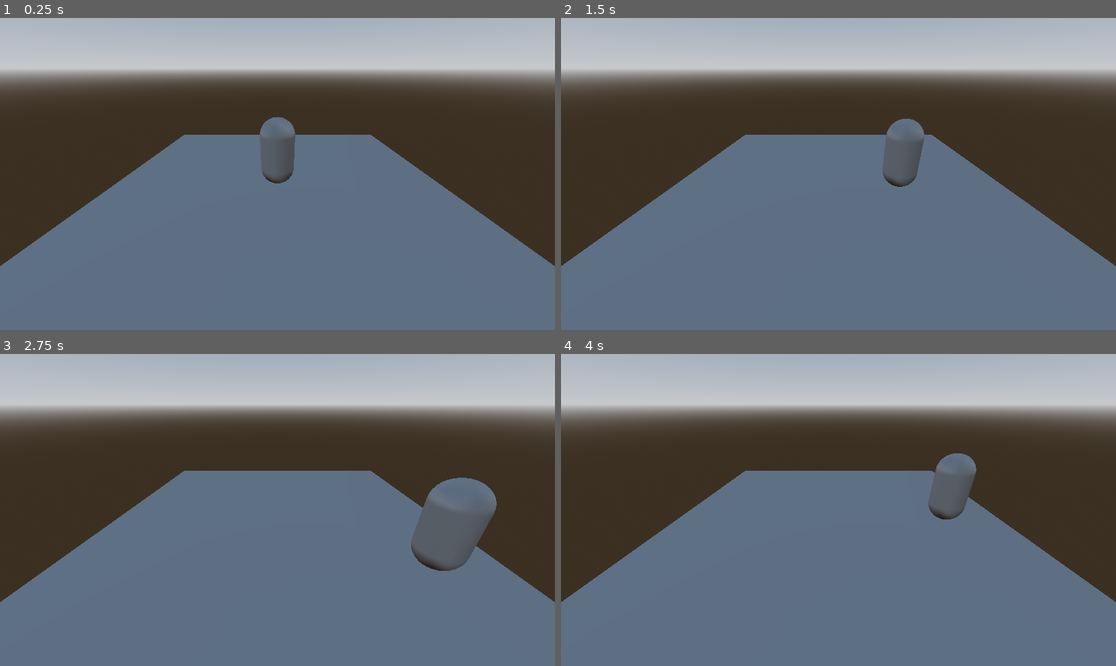
Above: before the commit, frames 1-4 (two rows, left to right).
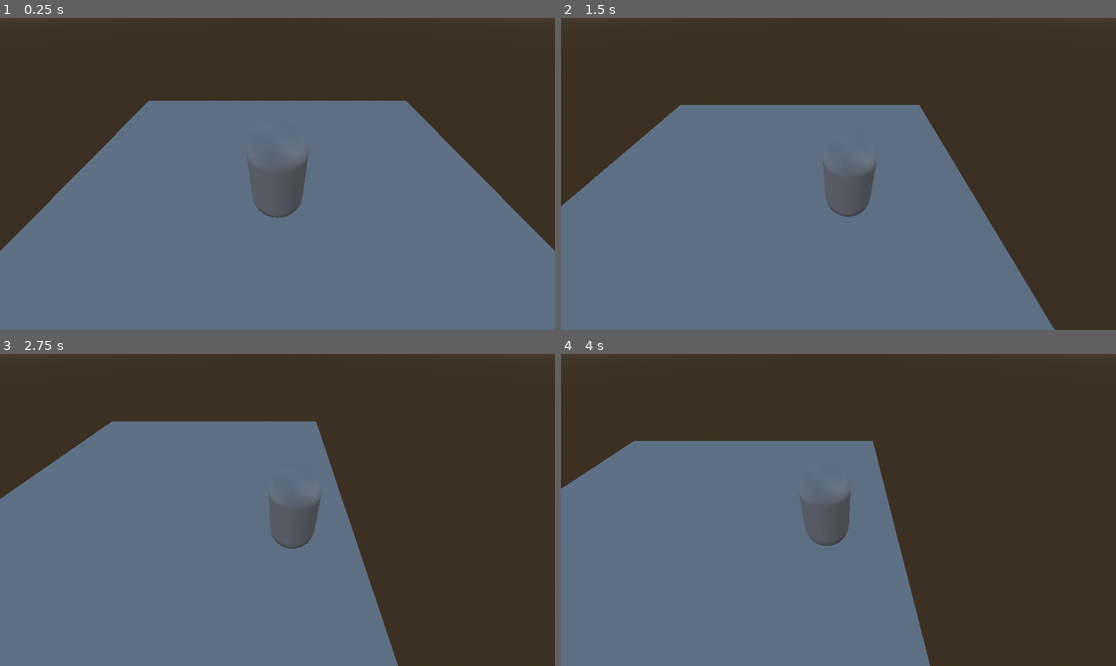
Above: after the commit, the same moments.

Repository: hanswastaken/myGodotLearning
Game: Godot game, scene res://scenes/main.tscn
Same seed, same stepped clock (60 frames per second), same inputs: the game is played once before the commit and once after it. The project has no main scene, so this scene is started directly.
Inputs:
- Up to frame 1 (0.25 s): no input
- Up to frame 2 (1.5 s): hold D (move_right) 0.53-1.28 s; hold S (move_backward) from 1.28 s (still down)
- Up to frame 3 (2.75 s): release S (move_backward) at 2.03 s; hold D (move_right) from 2.03 s (still down)
- Up to frame 4 (4 s): release D (move_right) at 2.78 s; hold W (move_forward) 2.78-3.53 s; hold A (move_left) from 3.53 s (still down)

The runs differ from the first frame. In frame 1, 36% of the frame differs, in the area x 0-100%, y 0-80%; in frame 2, 41%; in frame 3, 53%, in the area x 0-100%, y 0-100%; in frame 4, 52%.

Commit message:
Add smooth camera to isometric movement

Diff:
--- /dev/null
+++ b/src/Movement/IsometricMovement3D/scenes/Camera3D.gd
@@ -0,0 +1,14 @@
+extends Camera3D
+
+@export var lerp_speed = 3.0
+@export var target: Node3D
+@export var offset = Vector3.ZERO
+
+func _physics_process(delta):
+	if !target:
+		return
+
+	var target_xform = target.global_transform.translated_local(offset)
+	global_transform = global_transform.interpolate_with(target_xform, lerp_speed * delta)
+	position - offset
+	look_at(position - offset, target.transform.basis.y,)
--- a/src/Movement/IsometricMovement3D/scenes/main.tscn
+++ b/src/Movement/IsometricMovement3D/scenes/main.tscn
@@ -1,6 +1,7 @@
-[gd_scene load_steps=7 format=3 uid="uid://bw4mxto3pch2u"]
+[gd_scene load_steps=8 format=3 uid="uid://bw4mxto3pch2u"]
 
 [ext_resource type="PackedScene" uid="uid://ci37v1cbgyh4t" path="res://scenes/player.tscn" id="1_j12ap"]
+[ext_resource type="Script" path="res://scenes/Camera3D.gd" id="2_vl6jl"]
 
 [sub_resource type="ProceduralSkyMaterial" id="ProceduralSkyMaterial_ocfav"]
 sky_horizon_color = Color(0.64625, 0.65575, 0.67075, 1)
@@ -26,9 +27,6 @@
 [node name="WorldEnvironment" type="WorldEnvironment" parent="."]
 environment = SubResource("Environment_vhwtp")
 
-[node name="Camera3D" type="Camera3D" parent="."]
-transform = Transform3D(1, 0, 0, 0, 0.88714, 0.461501, 0, -0.461501, 0.88714, 0, 3.16455, 5.63517)
-
 [node name="MeshInstance3D" type="MeshInstance3D" parent="."]
 mesh = SubResource("PlaneMesh_jj1l4")
 
@@ -39,3 +37,10 @@
 
 [node name="Player" parent="." instance=ExtResource("1_j12ap")]
 transform = Transform3D(1, 0, 0, 0, 1, 0, 0, 0, 1, 0, 1, 0)
+
+[node name="Camera3D" type="Camera3D" parent="." node_paths=PackedStringArray("target")]
+transform = Transform3D(1, 3.5273e-05, 0.000129114, -3.53194e-05, 1, 0.000359887, -0.000129101, -0.000359891, 1, 0, 1, 0)
+script = ExtResource("2_vl6jl")
+lerp_speed = 7.5
+target = NodePath("../Player")
+offset = Vector3(0, 3, 3)
